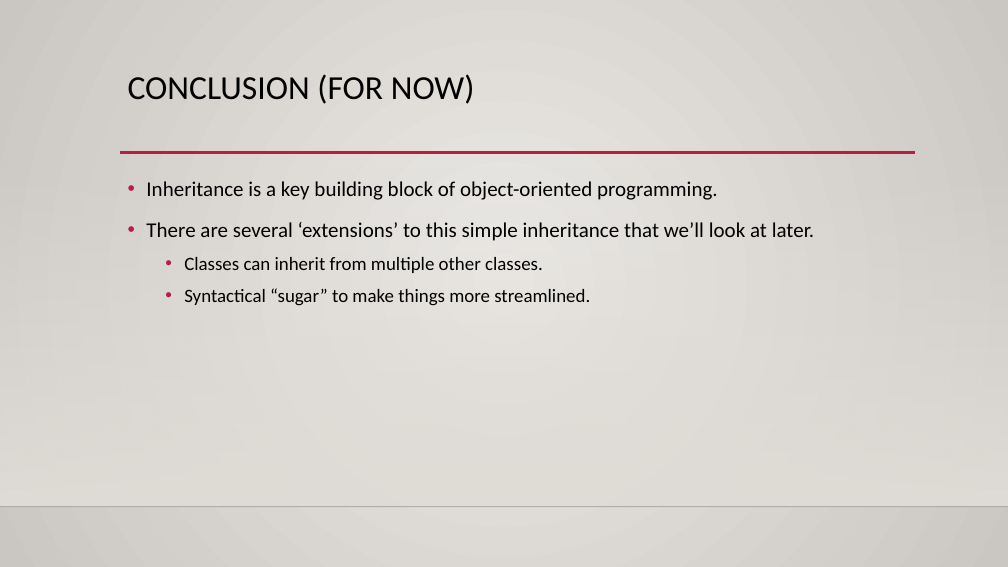
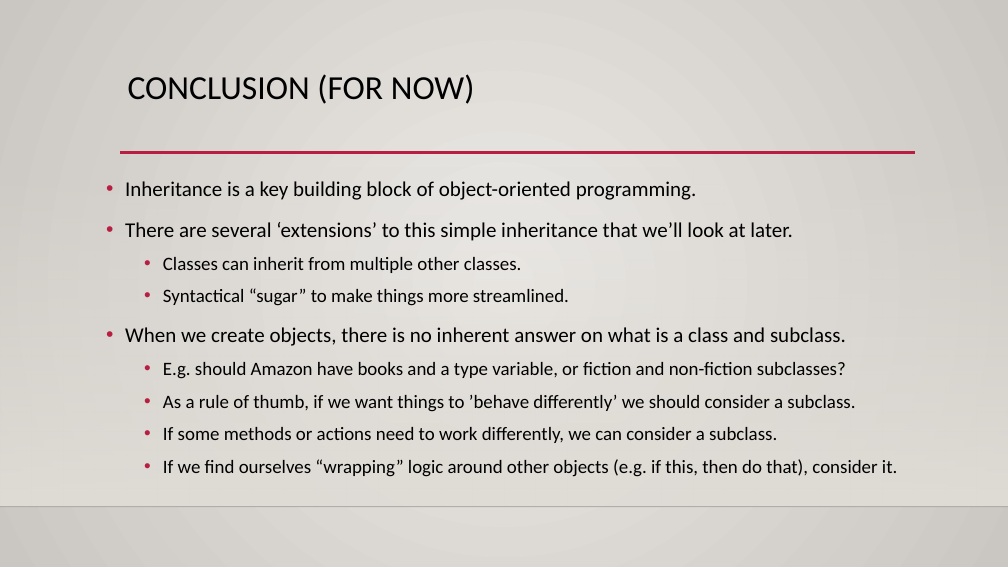
Before and after one commit to okohnkay/Programming_Basics_for_ML, a slide deck: slide 17 of course_material/slides/inheritance.pptx (slide 12 before the commit). Drawn at 1008x567 pixels with LibreOffice and Linux fonts; fonts in the diff are those of the drawing; background and template pictures are left out. Boxes give left, top, right and bottom in pixels: in the first picture for what was removed or moved away, otherwise in the second. Text is boxed around its words. In the diff, an @@ line names an element or a change of style, - is before the commit and + after.

Commit message:
up

```diff
--- a/course_material/slides/inheritance.pptx
+++ b/course_material/slides/inheritance.pptx
@@ text "Inheritance is a key building ...": place and size @@
-text "Inheritance is a key building ..." at bbox=[146, 181, 815, 306]
+text "Inheritance is a key building ..." at bbox=[125, 181, 897, 477]
@@ text at bbox=[125, 327, 897, 477]: paragraphs added @@
+• When we create objects, there is no inherent answer on what is a class and subclass.
+  • E.g. should Amazon have books and a type variable, or fiction and non-fiction subclasses?
+  • As a rule of thumb, if we want things to ’behave differently’ we should consider a subclass.
+  • If some methods or actions need to work differently, we can consider a subclass.
+  • If we find ourselves “wrapping” logic around other objects (e.g. if this, then do that), consider it.
```
Also in this commit, not shown: 2 other slides changed, 6 slides added, 1 slide removed.
